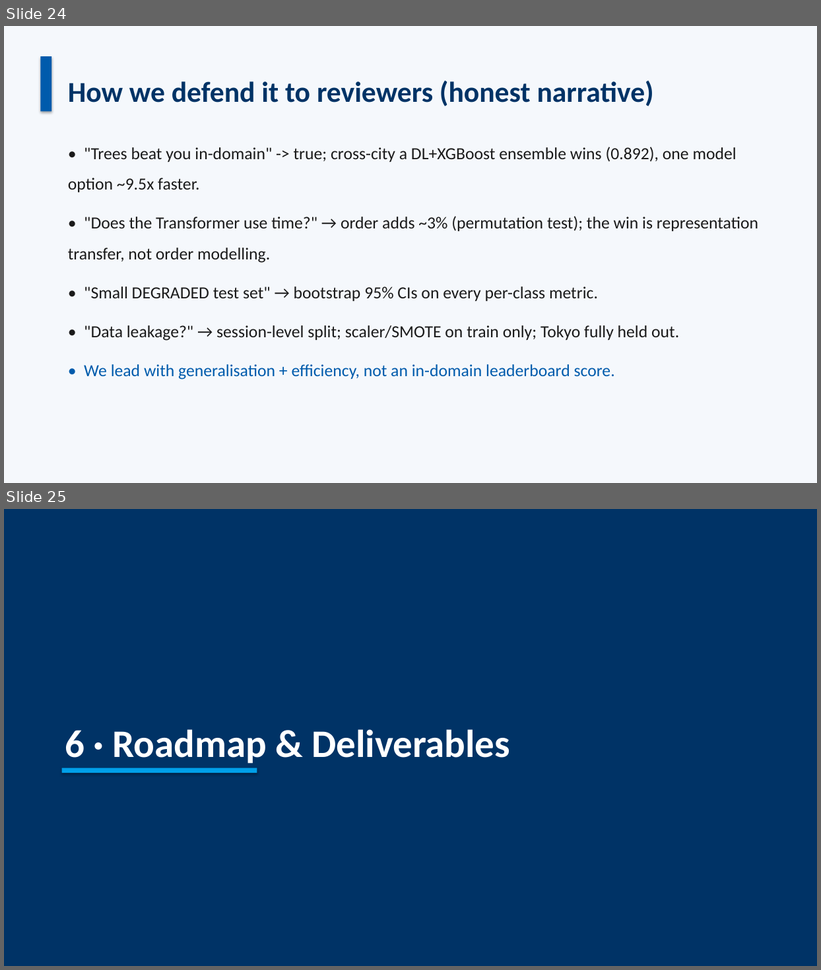
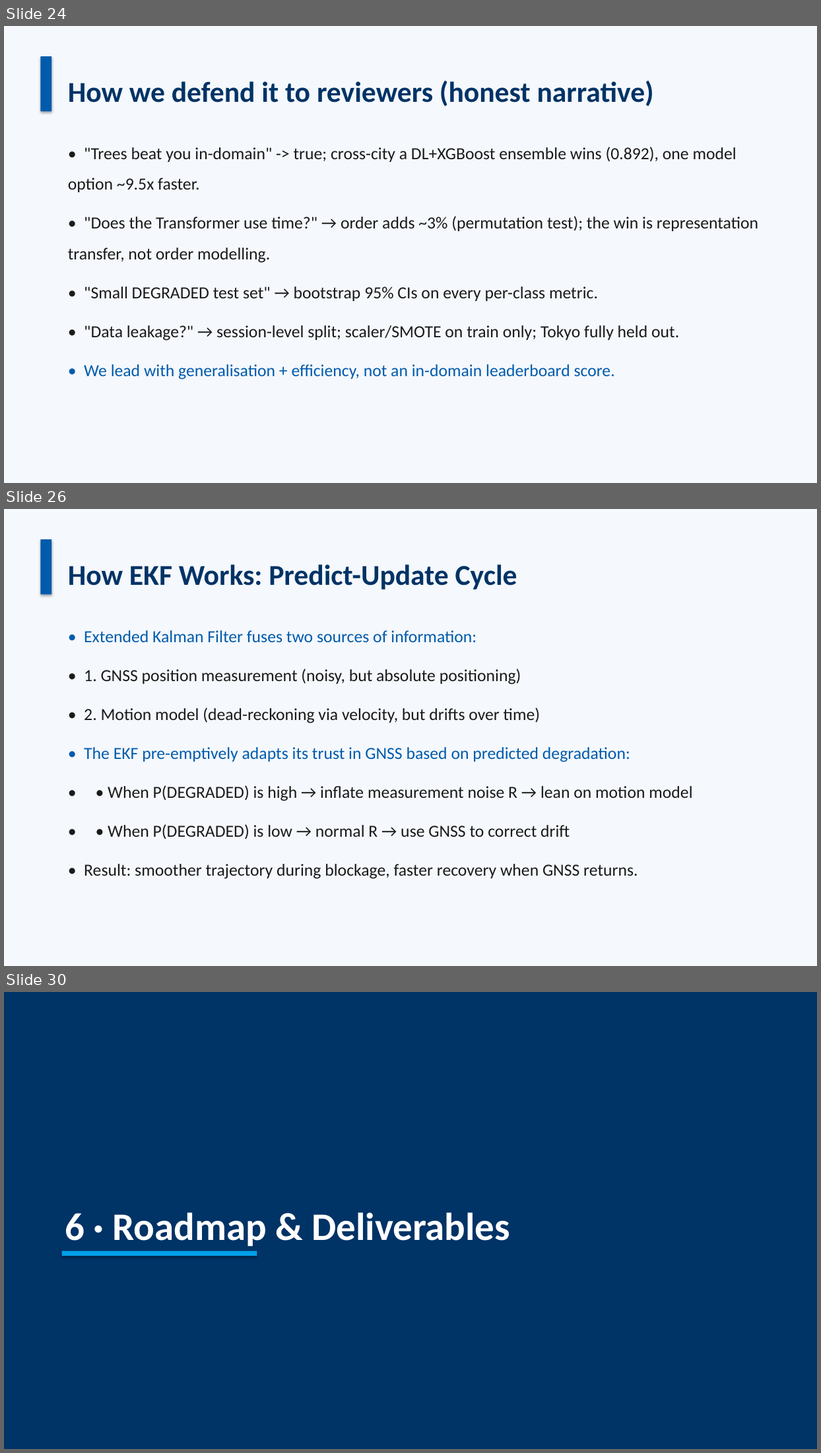
Before and after one commit to Jorshuare/AI-Based-Prediction-for-GNSS-Signal-Degradation, a slide deck: proposal/Presentations/SENTINEL_GNSS_Proposal_v4.pptx. Shown one above the other, each under a label of ours: slides 24 and 25 before the commit, slides 24, 26 and 30 after it; the slides between them are not shown. The pictures are 821x970 and 821x1453 pixels, drawn with LibreOffice and Linux fonts; fonts in the diff are those of the drawing. Boxes give left, top, right and bottom in pixels: in the first picture for what was removed or moved away, otherwise in the second. Text is boxed around its words. In the diff, an @@ line names an element or a change of style, - is before the commit and + after.

```diff
--- a/proposal/Presentations/SENTINEL_GNSS_Proposal_v4.pptx
+++ b/proposal/Presentations/SENTINEL_GNSS_Proposal_v4.pptx
@@ slide 26 added at [4, 509, 817, 966], background #F5F8FC @@
@@ rectangle added at [40, 539, 52, 594], fill #005BAC @@
@@ text added at [68, 564, 517, 590], 34 pt, text #003366, bold @@
+How EKF Works: Predict-Update Cycle
@@ text added at [84, 630, 692, 879], 20 pt, text #1A1A1A @@
+• Extended Kalman Filter fuses two sources of information:
+• 1. GNSS position measurement (noisy, but absolute positioning)
+• 2. Motion model (dead-reckoning via velocity, but drifts over time)
+• The EKF pre-emptively adapts its trust in GNSS based on predicted degradation:
+• • When P(DEGRADED) is high → inflate measurement noise R → lean on motion model
+• • When P(DEGRADED) is low → normal R → use GNSS to correct drift
+• Result: smoother trajectory during blockage, faster recovery when GNSS returns.
@@ what was slide 25 is now slide 30 @@
```
Also in this commit, not shown: 1 slide changed, 4 other slides added, 16 other files.
